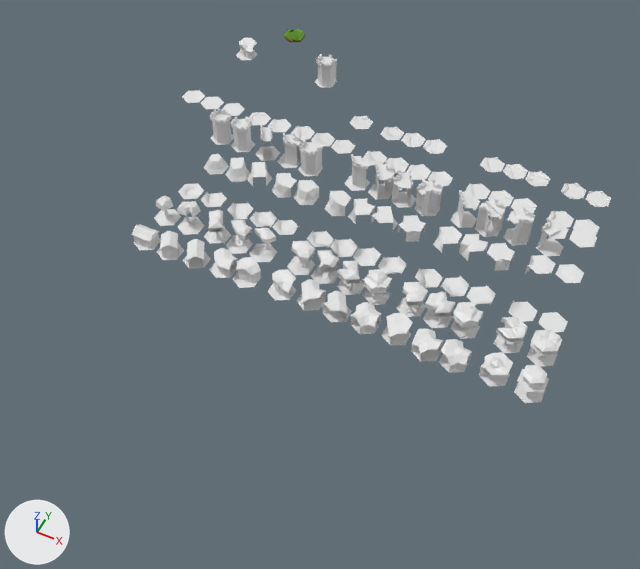
Renders of the Blender file Hex.blend from each side of a commit.
Rendered twice from a camera (50 mm lens) standing at (22.4, -48.6, 46.2) and looking at (2.8, -9.6, -2.6). Every picture has the same lights, and +X, +Y and +Z are marked at lower left.

In view in the first picture: 'House_F', 'House_H', 'House_Q2', 'House_Q3', 'House_T4', 'Tree_F', 'Tree_H', 'Tree_Q2', 'Tree_Q3', 'Tree_T4', 'Wall_F', 'Wall_Q2'.
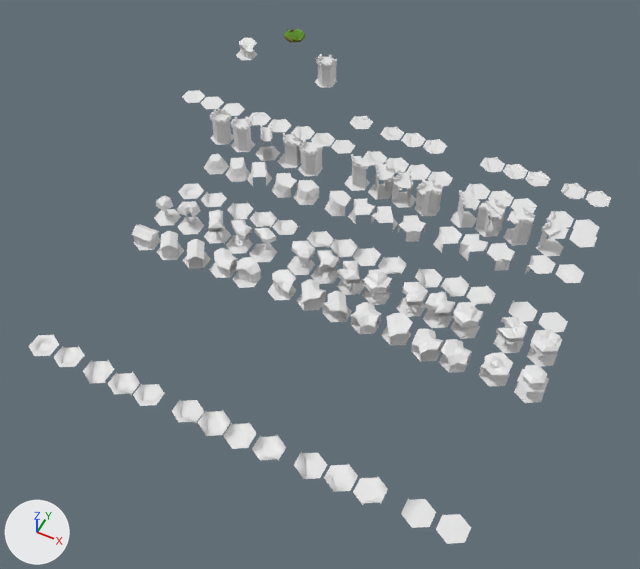
Pixel boxes (x1, y1, x2, y2) of what changed, in the pictures (640 x 569 px):
'Water_H.001', added
    after: (436, 514, 471, 544)
'Water_F.001', added
    after: (401, 499, 436, 528)
'Water_Q3.001', added
    after: (353, 476, 388, 505)
'Water_Q2.001', added
    after: (323, 464, 358, 492)
'Water_Q1.001', added
    after: (294, 452, 327, 479)
'Water_T4.001', added
    after: (252, 435, 286, 462)
'Water_T3.001', added
    after: (224, 423, 257, 449)
'Water_T2.001', added
    after: (197, 410, 231, 436)
'Water_T1.001', added
    after: (172, 400, 204, 423)
'Water_P2.001', added
    after: (108, 372, 140, 395)
'Water_P1.001', added
    after: (83, 360, 114, 384)
'Water_P3.001', added
    after: (133, 384, 165, 406)
'Water_N.001', added
    after: (29, 335, 59, 356)
'Water_E.001', added
    after: (54, 345, 85, 367)

Edits to the bpy script that builds the scene:
```text
Add ob_water_h_001:
    ob_water_h_001 = bpy.data.objects.new('Water_H.001', me_circle_047.copy())  # the mesh of ob_water_h
    ob_water_h_001.location = (18.77, -24.76, 0.0)
Add ob_water_f_001:
    ob_water_f_001 = bpy.data.objects.new('Water_F.001', me_circle_046.copy())  # the mesh of ob_water_f
    ob_water_f_001.location = (16.67, -24.76, 0.0)
Add ob_water_q3_001:
    ob_water_q3_001 = bpy.data.objects.new('Water_Q3.001', me_circle_045.copy())  # the mesh of ob_water_q3
    ob_water_q3_001.location = (13.64, -24.72, 0.0)
Add ob_water_q2_001:
    ob_water_q2_001 = bpy.data.objects.new('Water_Q2.001', me_circle_044.copy())  # the mesh of ob_water_q2
    ob_water_q2_001.location = (11.73, -24.72, 0.0)
Add ob_water_q1_001:
    ob_water_q1_001 = bpy.data.objects.new('Water_Q1.001', me_circle_043.copy())  # the mesh of ob_water_q1
    ob_water_q1_001.location = (9.8, -24.78, 0.0)
Add ob_water_t4_001:
    ob_water_t4_001 = bpy.data.objects.new('Water_T4.001', me_circle_042.copy())  # the mesh of ob_water_t4
    ob_water_t4_001.location = (7.07, -24.87, 0.0)
Add ob_water_t3_001:
    ob_water_t3_001 = bpy.data.objects.new('Water_T3.001', me_circle_041.copy())  # the mesh of ob_water_t3
    ob_water_t3_001.location = (5.08, -24.85, 0.0)
Add ob_water_t2_001:
    ob_water_t2_001 = bpy.data.objects.new('Water_T2.001', me_circle_039.copy())  # the mesh of ob_water_t2
    ob_water_t2_001.location = (3.2, -24.79, 0.0)
Add ob_water_p3_001:
    ob_water_p3_001 = bpy.data.objects.new('Water_P3.001', me_circle_038.copy())  # the mesh of ob_water_p3
    ob_water_p3_001.location = (-1.48, -24.85, 0.0)
Add ob_water_t1_001:
    ob_water_t1_001 = bpy.data.objects.new('Water_T1.001', me_circle_037.copy())  # the mesh of ob_water_t1
    ob_water_t1_001.location = (1.33, -24.8, 0.0)
Add ob_water_p2_001:
    ob_water_p2_001 = bpy.data.objects.new('Water_P2.001', me_circle_035.copy())  # the mesh of ob_water_p2
    ob_water_p2_001.location = (-3.41, -24.86, 0.0)
Add ob_water_e_001:
    ob_water_e_001 = bpy.data.objects.new('Water_E.001', me_circle_018.copy())  # the mesh of ob_water_e
    ob_water_e_001.location = (-7.78, -24.7, 0.0)
Add ob_water_n_001:
    ob_water_n_001 = bpy.data.objects.new('Water_N.001', me_circle_002.copy())  # the mesh of ob_water_n
    ob_water_n_001.location = (-9.79, -24.71, 0.0)
Add ob_water_p1_001:
    ob_water_p1_001 = bpy.data.objects.new('Water_P1.001', me_circle_033.copy())  # the mesh of ob_water_p1
    ob_water_p1_001.location = (-5.4, -24.77, 0.0)
```
